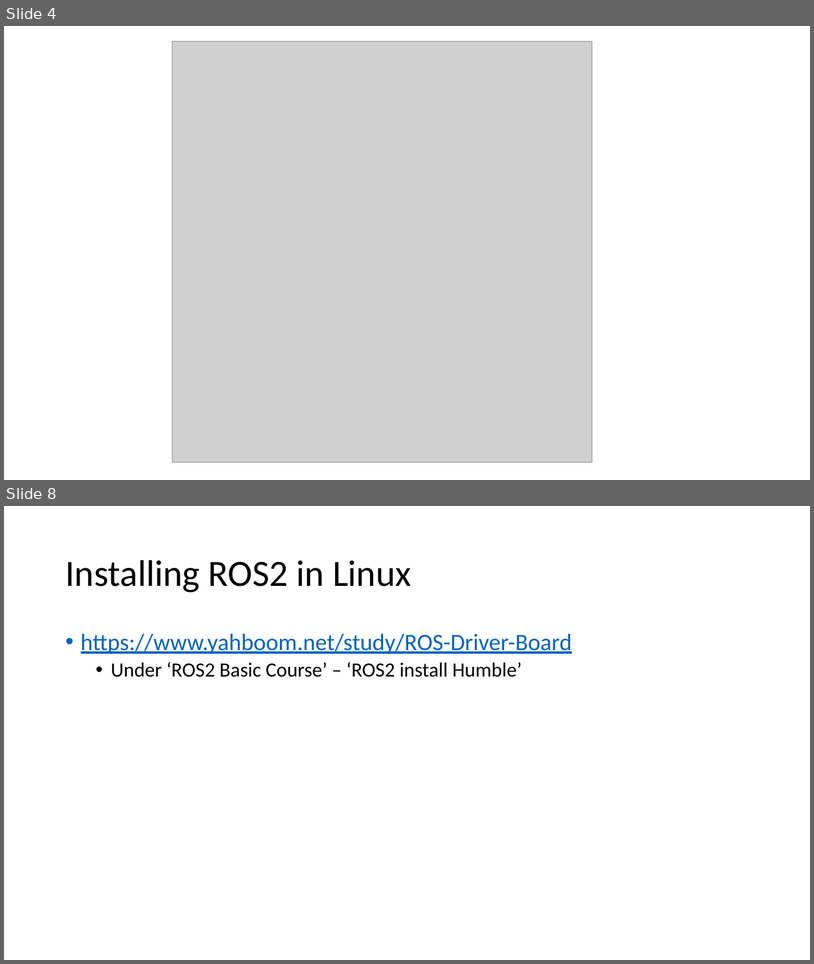
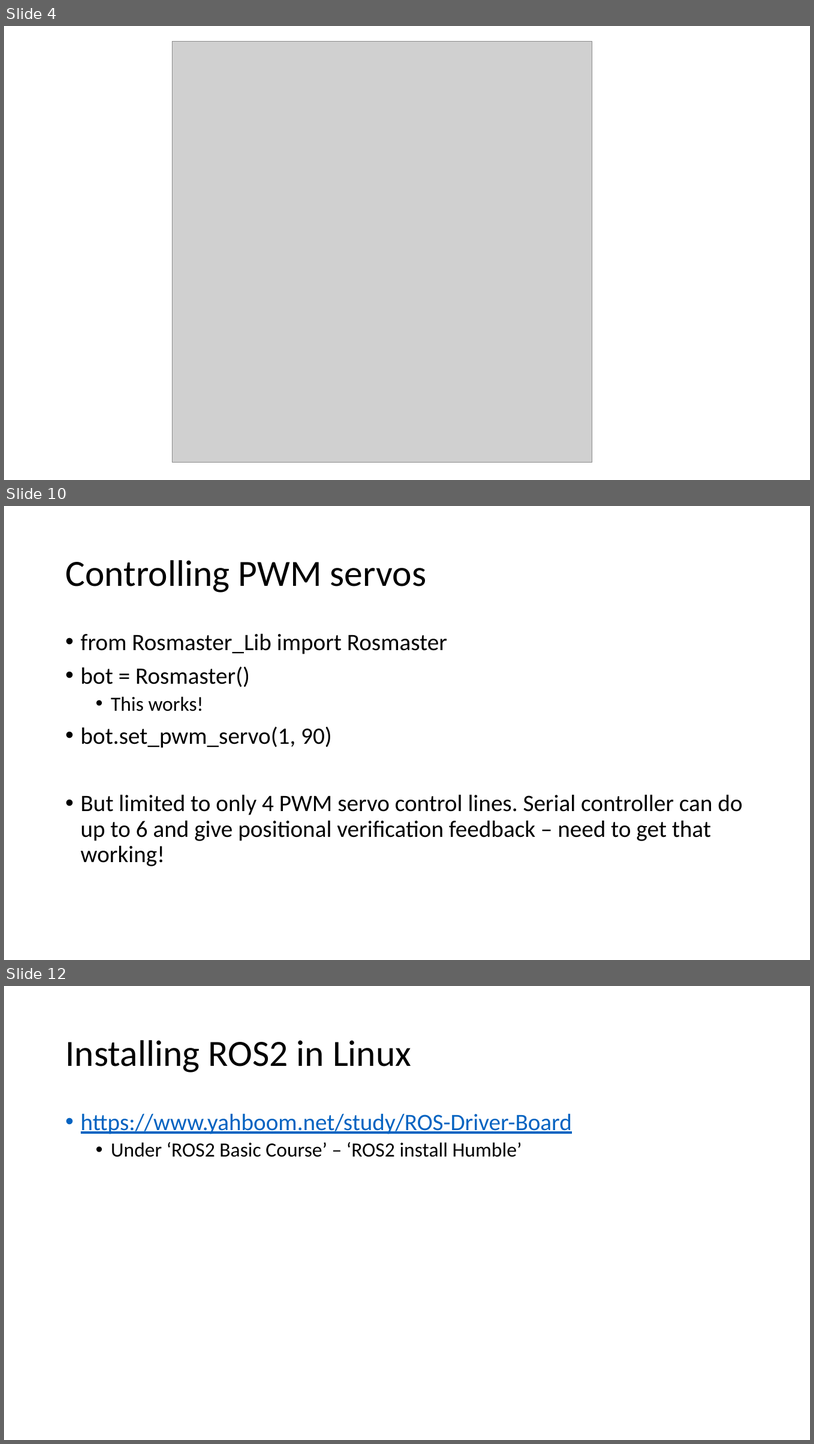
Before and after one commit to gigaprog/p_presentations, a slide deck: embedded/RobotOperatingSystem/Yahboom_ROS2_board.pptx. Shown one above the other, each under a label of ours: slides 4 and 8 before the commit, slides 4, 10 and 12 after it; the slides between them are not shown. The pictures are 814x964 and 814x1444 pixels, drawn with LibreOffice and Linux fonts; fonts in the diff are those of the drawing; grey boxes stand for pictures. Boxes give left, top, right and bottom in pixels: in the first picture for what was removed or moved away, otherwise in the second. Text is boxed around its words. In the diff, an @@ line names an element or a change of style, - is before the commit and + after.

Commit message:
Updated for serial servo control

```diff
--- a/embedded/RobotOperatingSystem/Yahboom_ROS2_board.pptx
+++ b/embedded/RobotOperatingSystem/Yahboom_ROS2_board.pptx
@@ slide 10 added at (4, 506, 810, 960), background #FFFFFF @@
@@ title added at (65, 560, 427, 592), 44 pt, text #000000 @@
+Controlling PWM servos
@@ text added at (81, 633, 743, 866), 28 pt, text #000000 @@
+• from Rosmaster_Lib import Rosmaster
+• bot = Rosmaster()
+  • This works!
+• bot.set_pwm_servo(1, 90)
+• But limited to only 4 PWM servo control lines. Serial controller can do up to 6 and give positional verification feedback – need to get that working!
@@ what was slide 8 is now slide 12 @@
```
Also in this commit, not shown: 3 slides changed, 3 other slides added.
